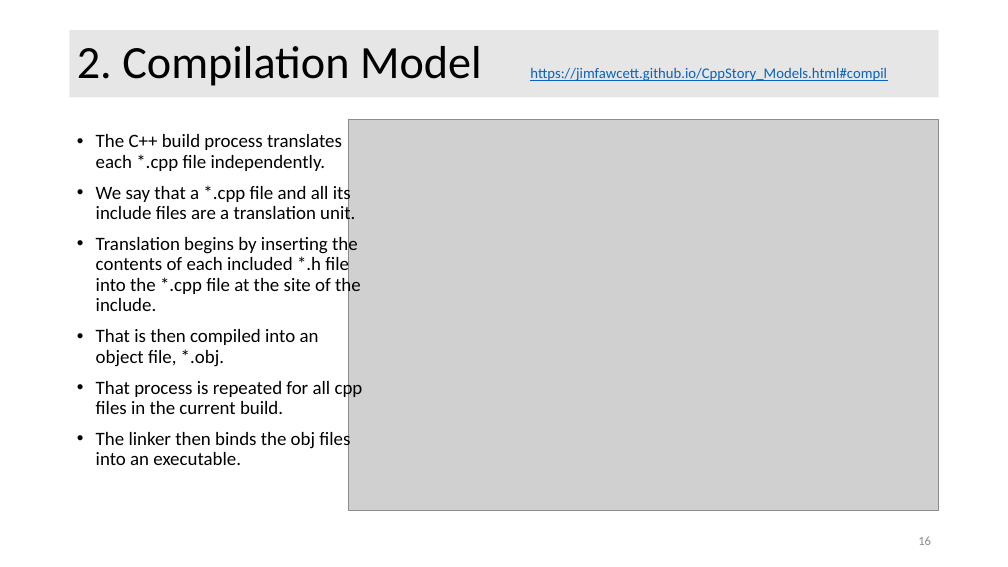
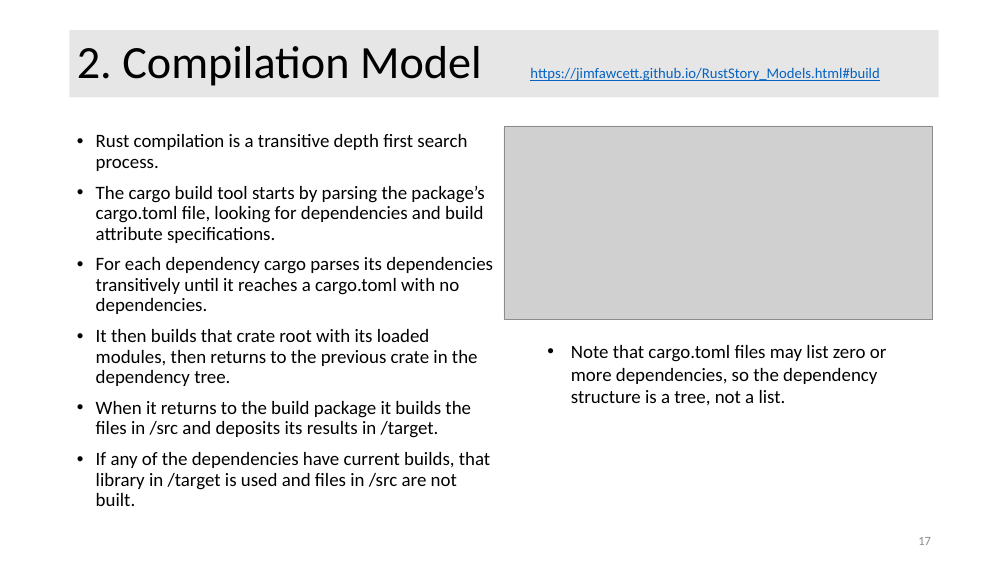
Before and after one commit to JimFawcett/JimFawcett.github.io, a slide deck: slide 17 of Resources/RustModels.pptx (slide 16 before the commit). Drawn at 1008x567 pixels with LibreOffice and Linux fonts; fonts in the diff are those of the drawing; grey boxes stand for pictures. Boxes give left, top, right and bottom in pixels: in the first picture for what was removed or moved away, otherwise in the second. Text is boxed around its words. In the diff, an @@ line names an element or a change of style, - is before the commit and + after.

```diff
--- a/Resources/RustModels.pptx
+++ b/Resources/RustModels.pptx
@@ title at (x1=77, y1=46, x2=879, y2=86): text changed @@
-2. Compilation Model https://jimfawcett.github.io/CppStory_Models.html#compil
+2. Compilation Model https://jimfawcett.github.io/RustStory_Models.html#build
@@ picture removed at (x1=349, y1=119, x2=939, y2=510) @@
@@ text at (x1=96, y1=134, x2=493, y2=506): text changed @@
-• The C++ build process translates each *.cpp file independently.
-• We say that a *.cpp file and all its include files are a translation unit.
-• Translation begins by inserting the contents of each included *.h file into the *.cpp file at the site of the include.
-• That is then compiled into an object file, *.obj.
-• That process is repeated for all cpp files in the current build.
-• The linker then binds the obj files into an executable.
+• Rust compilation is a transitive depth first search process.
+• The cargo build tool starts by parsing the package’s cargo.toml file, looking for dependencies and build attribute specifications.
+• For each dependency cargo parses its dependencies transitively until it reaches a cargo.toml with no dependencies.
+• It then builds that crate root with its loaded modules, then returns to the previous crate in the dependency tree.
+• When it returns to the build package it builds the files in /src and deposits its results in /target.
+• If any of the dependencies have current builds, that library in /target is used and files in /src are not built.
@@ picture added at (x1=504, y1=126, x2=933, y2=320) @@
@@ text added at (x1=571, y1=345, x2=887, y2=406), 18 pt, text #000000 @@
+• Note that cargo.toml files may list zero or more dependencies, so the dependency structure is a tree, not a list.
@@ page number at (x1=918, y1=537, x2=931, y2=545): text changed @@
-16
+17
```
Also in this commit, not shown: 18 other slides changed, 2 slides added, 2 slides removed, 3 other files.
